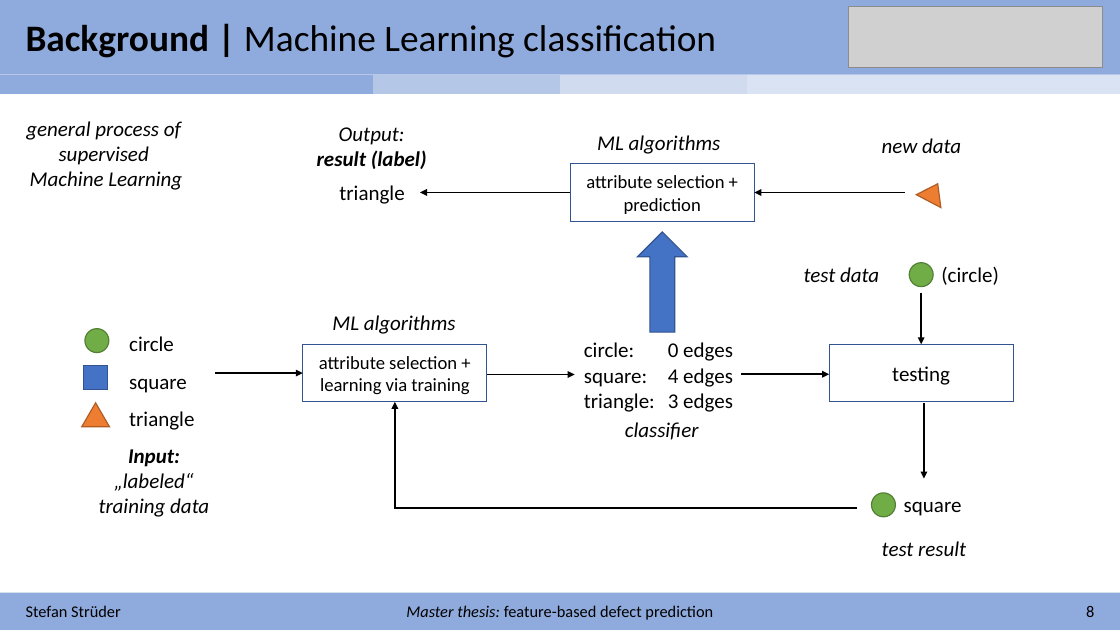
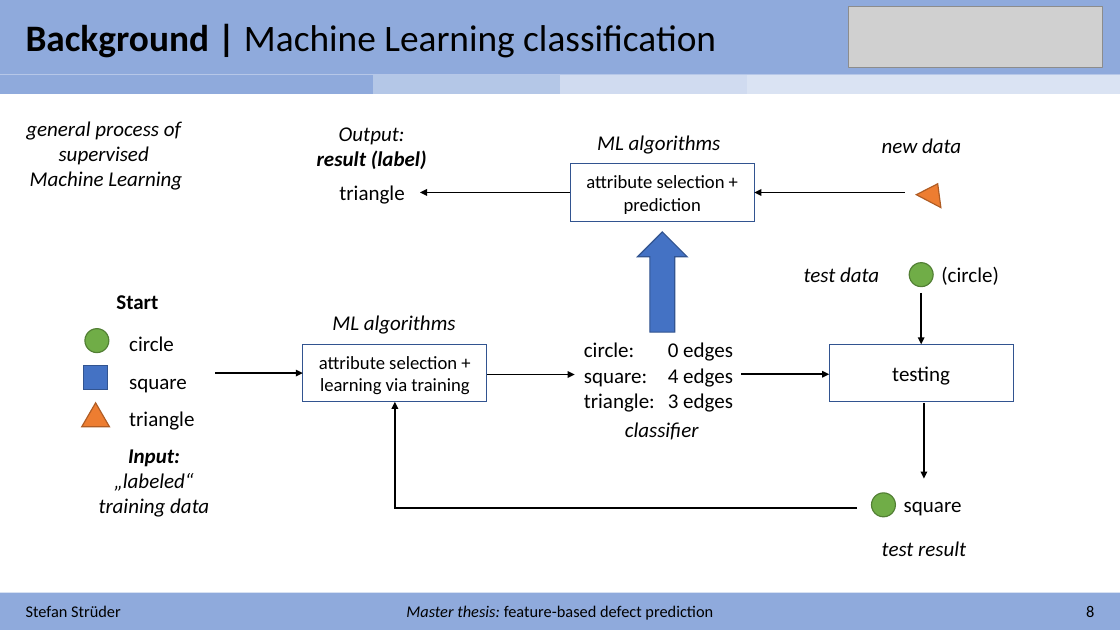
Before and after one commit to stefanstrueder/MA_Strueder, a slide deck: slide 8 of Einführungspräsentation/Introduction.pptx. Drawn at 1120x630 pixels with LibreOffice and Linux fonts; fonts in the diff are those of the drawing; grey boxes stand for pictures. Boxes give left, top, right and bottom in pixels: in the first picture for what was removed or moved away, otherwise in the second. Text is boxed around its words. In the diff, an @@ line names an element or a change of style, - is before the commit and + after.

```diff
--- a/Einführungspräsentation/Introduction.pptx
+++ b/Einführungspräsentation/Introduction.pptx
@@ text added at <box>116,295,158,309</box>, 18 pt, text #000000, bold @@
+Start
```
Also in this commit, not shown: 5 other slides changed, 1 slide added, 5 other files.
